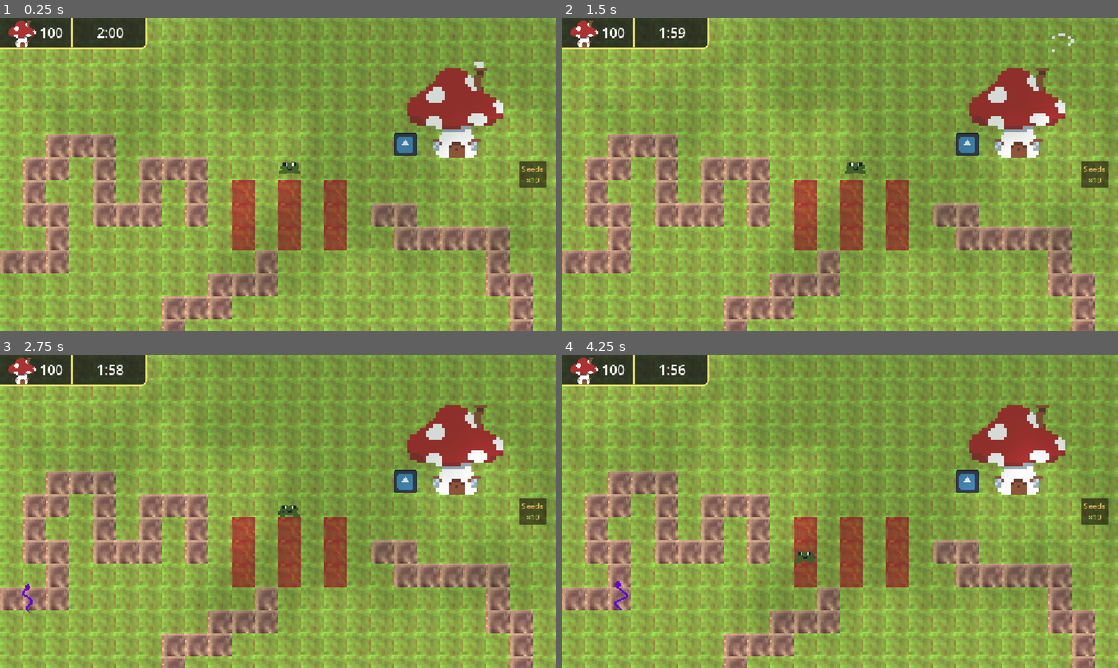
Above: before the commit, frames 1-4 (two rows, left to right).
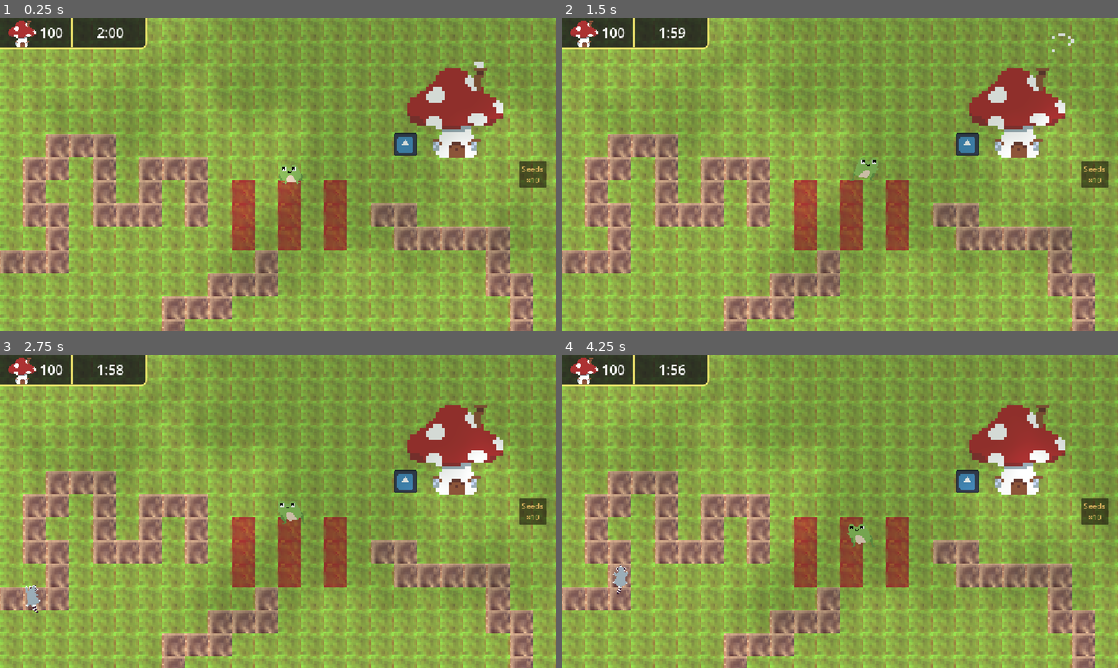
Above: after the commit, the same moments.

Repository: KennySchank/tomato-jam-26
Game: Godot game, scene res://scenes/main.tscn
The game is run twice, just before and just after one commit, with the same random seed, the same clock (stepped at 60 frames per second) and the same inputs. The engine's default icon, where the game draws it, is replaced by a stand-in: a white triangle on a blue panel in a dark square.
Inputs (mouse positions are in pixels of both pictures, inside the frame that each line leads up to):
- Up to frame 1 (0.25 s): no input
- Up to frame 2 (1.5 s): click "Seeds ×10" at 0.5 s; tap Enter (ui_accept) at 1.25 s; move the mouse to (962, 158) at 1.27 s; hold Right (ui_right) from 1.28 s (still down); tap 1 at 1.35 s; click (962, 158) at 1.42 s
- Up to frame 3 (2.75 s): tap Enter (ui_accept) at 1.52, 1.82 s; release Right (ui_right) at 2 s; drag from (166, 527) to (250, 574) at 2.02 s
- Up to frame 4 (4.25 s): move the mouse to (895, 442) at 2.77 s; hold Right (ui_right) 2.78-3.5 s; tap 1 at 2.85 s; drag from (812, 574) to (673, 464) at 3.52 s

The runs differ from the first frame. In frame 1, 0.2% of the frame differs, in the area x 50-55%, y 46-54%; in frame 2, 0.2%; in frame 3, 0.4%; in frame 4, 0.5%, in the area x 9-57%, y 54-82%.

Commit message:
Setup for multiple enemies, new frog sprite, use arrow keys

Diff:
--- a/project.godot
+++ b/project.godot
@@ -29,6 +29,33 @@
 
 enabled=PackedStringArray("res://addons/godot_mcp_toolkit/plugin.cfg")
 
+[input]
+
+move_left={
+"deadzone": 0.2,
+"events": [Object(InputEventKey,"resource_local_to_scene":false,"resource_name":"","device":-1,"window_id":0,"alt_pressed":false,"shift_pressed":false,"ctrl_pressed":false,"meta_pressed":false,"pressed":false,"keycode":0,"physical_keycode":4194319,"key_label":0,"unicode":0,"location":0,"echo":false,"script":null)
+, Object(InputEventKey,"resource_local_to_scene":false,"resource_name":"","device":-1,"window_id":0,"alt_pressed":false,"shift_pressed":false,"ctrl_pressed":false,"meta_pressed":false,"pressed":false,"keycode":0,"physical_keycode":65,"key_label":0,"unicode":97,"location":0,"echo":false,"script":null)
+]
+}
+move_right={
+"deadzone": 0.2,
+"events": [Object(InputEventKey,"resource_local_to_scene":false,"resource_name":"","device":-1,"window_id":0,"alt_pressed":false,"shift_pressed":false,"ctrl_pressed":false,"meta_pressed":false,"pressed":false,"keycode":0,"physical_keycode":4194321,"key_label":0,"unicode":0,"location":0,"echo":false,"script":null)
+, Object(InputEventKey,"resource_local_to_scene":false,"resource_name":"","device":-1,"window_id":0,"alt_pressed":false,"shift_pressed":false,"ctrl_pressed":false,"meta_pressed":false,"pressed":false,"keycode":0,"physical_keycode":68,"key_label":0,"unicode":100,"location":0,"echo":false,"script":null)
+]
+}
+move_up={
+"deadzone": 0.2,
+"events": [Object(InputEventKey,"resource_local_to_scene":false,"resource_name":"","device":-1,"window_id":0,"alt_pressed":false,"shift_pressed":false,"ctrl_pressed":false,"meta_pressed":false,"pressed":false,"keycode":0,"physical_keycode":4194320,"key_label":0,"unicode":0,"location":0,"echo":false,"script":null)
+, Object(InputEventKey,"resource_local_to_scene":false,"resource_name":"","device":-1,"window_id":0,"alt_pressed":false,"shift_pressed":false,"ctrl_pressed":false,"meta_pressed":false,"pressed":false,"keycode":0,"physical_keycode":87,"key_label":0,"unicode":119,"location":0,"echo":false,"script":null)
+]
+}
+move_down={
+"deadzone": 0.2,
+"events": [Object(InputEventKey,"resource_local_to_scene":false,"resource_name":"","device":-1,"window_id":0,"alt_pressed":false,"shift_pressed":false,"ctrl_pressed":false,"meta_pressed":false,"pressed":false,"keycode":0,"physical_keycode":4194322,"key_label":0,"unicode":0,"location":0,"echo":false,"script":null)
+, Object(InputEventKey,"resource_local_to_scene":false,"resource_name":"","device":-1,"window_id":0,"alt_pressed":false,"shift_pressed":false,"ctrl_pressed":false,"meta_pressed":false,"pressed":false,"keycode":0,"physical_keycode":83,"key_label":0,"unicode":115,"location":0,"echo":false,"script":null)
+]
+}
+
 [physics]
 
 3d/physics_engine="Jolt Physics"
--- /dev/null
+++ b/scenes/enemies/enemy_raccoon.tscn
@@ -0,0 +1,58 @@
+[gd_scene format=3 uid="uid://t52lkh3pd8eb"]
+
+[ext_resource type="PackedScene" uid="uid://c7nrcu1lnd7wb" path="res://scenes/enemy.tscn" id="1_dq7g4"]
+[ext_resource type="Texture2D" uid="uid://dc84tqjfd8be" path="res://assets/Sprite-Raccoon.png" id="2_8b0qn"]
+
+[sub_resource type="AtlasTexture" id="AtlasTexture_u32qw"]
+atlas = ExtResource("2_8b0qn")
+region = Rect2(0, 0, 32, 32)
+
+[sub_resource type="AtlasTexture" id="AtlasTexture_c3y04"]
+atlas = ExtResource("2_8b0qn")
+region = Rect2(32, 0, 32, 32)
+
+[sub_resource type="AtlasTexture" id="AtlasTexture_p3yr7"]
+atlas = ExtResource("2_8b0qn")
+region = Rect2(64, 0, 32, 32)
+
+[sub_resource type="AtlasTexture" id="AtlasTexture_dykes"]
+atlas = ExtResource("2_8b0qn")
+region = Rect2(96, 0, 32, 32)
+
+[sub_resource type="SpriteFrames" id="SpriteFrames_2ytov"]
+animations = [{
+"frames": [{
+"duration": 1.0,
+"texture": SubResource("AtlasTexture_u32qw")
+}, {
+"duration": 1.0,
+"texture": SubResource("AtlasTexture_c3y04")
+}, {
+"duration": 1.0,
+"texture": SubResource("AtlasTexture_p3yr7")
+}, {
+"duration": 1.0,
+"texture": SubResource("AtlasTexture_dykes")
+}],
+"loop": 1,
+"name": &"default",
+"speed": 10.0
+}]
+
+[sub_resource type="RectangleShape2D" id="RectangleShape2D_crow"]
+size = Vector2(20, 16)
+
+[node name="Enemy" unique_id=371982480 instance=ExtResource("1_dq7g4")]
+modulate = Color(1, 1, 1, 1)
+speed = 60.0
+max_health = 20.0
+
+[node name="AnimatedSprite2D" parent="." index="0" unique_id=779821457]
+sprite_frames = SubResource("SpriteFrames_2ytov")
+animation = &"default"
+autoplay = "default"
+frame = 1
+frame_progress = 0.32301086
+
+[node name="CollisionShape2D" parent="." index="1" unique_id=1885304010]
+shape = SubResource("RectangleShape2D_crow")
--- a/scenes/player.tscn
+++ b/scenes/player.tscn
@@ -1,38 +1,52 @@
 [gd_scene format=3 uid="uid://b4qjtxecibwdb"]
 
 [ext_resource type="Script" uid="uid://bk84ccgj5trf0" path="res://scripts/player.gd" id="1_player"]
-[ext_resource type="Texture2D" uid="uid://sr5va3nbm3lx" path="res://assets/frog.png" id="2_frog"]
+[ext_resource type="Texture2D" uid="uid://mxwrx1ol7t2c" path="res://assets/Sprite-Frog2.0.png" id="2_g2els"]
 
-[sub_resource type="AtlasTexture" id="AtlasTexture_frog_0"]
-atlas = ExtResource("2_frog")
-region = Rect2(0, 0, 16, 16)
+[sub_resource type="AtlasTexture" id="AtlasTexture_qhqgy"]
+atlas = ExtResource("2_g2els")
+region = Rect2(0, 0, 32, 32)
 
-[sub_resource type="AtlasTexture" id="AtlasTexture_frog_1"]
-atlas = ExtResource("2_frog")
-region = Rect2(16, 0, 16, 16)
+[sub_resource type="AtlasTexture" id="AtlasTexture_dqkch"]
+atlas = ExtResource("2_g2els")
+region = Rect2(32, 0, 32, 32)
 
-[sub_resource type="AtlasTexture" id="AtlasTexture_frog_2"]
-atlas = ExtResource("2_frog")
-region = Rect2(32, 0, 16, 16)
+[sub_resource type="AtlasTexture" id="AtlasTexture_qlg0r"]
+atlas = ExtResource("2_g2els")
+region = Rect2(64, 0, 32, 32)
 
-[sub_resource type="AtlasTexture" id="AtlasTexture_frog_3"]
-atlas = ExtResource("2_frog")
-region = Rect2(48, 0, 16, 16)
+[sub_resource type="AtlasTexture" id="AtlasTexture_tuyoq"]
+atlas = ExtResource("2_g2els")
+region = Rect2(96, 0, 32, 32)
+
+[sub_resource type="AtlasTexture" id="AtlasTexture_fjrip"]
+atlas = ExtResource("2_g2els")
+region = Rect2(128, 0, 32, 32)
+
+[sub_resource type="AtlasTexture" id="AtlasTexture_smehm"]
+atlas = ExtResource("2_g2els")
+region = Rect2(160, 0, 32, 32)
 
 [sub_resource type="SpriteFrames" id="SpriteFrames_frog"]
 animations = [{
 "frames": [{
 "duration": 1.0,
-"texture": SubResource("AtlasTexture_frog_0")
+"texture": SubResource("AtlasTexture_qhqgy")
 }, {
 "duration": 1.0,
-"texture": SubResource("AtlasTexture_frog_1")
+"texture": SubResource("AtlasTexture_dqkch")
 }, {
 "duration": 1.0,
-"texture": SubResource("AtlasTexture_frog_2")
+"texture": SubResource("AtlasTexture_qlg0r")
 }, {
 "duration": 1.0,
-"texture": SubResource("AtlasTexture_frog_3")
+"texture": SubResource("AtlasTexture_tuyoq")
+}, {
+"duration": 1.0,
+"texture": SubResource("AtlasTexture_fjrip")
+}, {
+"duration": 1.0,
+"texture": SubResource("AtlasTexture_smehm")
 }],
 "loop": 1,
 "name": &"stompWalk",
@@ -40,8 +54,8 @@
 }]
 
 [sub_resource type="CapsuleShape2D" id="CapsuleShape2D_player"]
-radius = 11.0
-height = 38.0
+radius = 8.0
+height = 28.0
 
 [node name="Player" type="CharacterBody2D" unique_id=34370671]
 z_index = 1
@@ -50,11 +64,11 @@
 [node name="NavigationAgent2D" type="NavigationAgent2D" parent="." unique_id=1717594713]
 path_desired_distance = 4.0
 target_desired_distance = 4.0
-radius = 16.0
+radius = 12.0
 
 [node name="AnimatedSprite2D" type="AnimatedSprite2D" parent="." unique_id=1121884579]
 position = Vector2(0, 2.3841858e-07)
-scale = Vector2(2.75, 2.75)
+scale = Vector2(2.0, 2.0)
 sprite_frames = SubResource("SpriteFrames_frog")
 animation = &"stompWalk"
 autoplay = "stompWalk"
--- /dev/null
+++ b/scenes/tomato_single.tscn
@@ -0,0 +1,9 @@
+[gd_scene format=3 uid="uid://klugov8ql8ys"]
+
+[sub_resource type="CompressedTexture2D" id="CompressedTexture2D_2ytov"]
+load_path = "res://.godot/imported/Tomato-for-your-gods.png-d1e87c64a78a9ec0dc58c49ec297cb20.ctex"
+
+[node name="TomatoSingle" type="Sprite2D" unique_id=1356209737]
+texture = SubResource("CompressedTexture2D_2ytov")
+region_enabled = true
+region_rect = Rect2(144, 0, 16, 16)
--- a/scripts/main.gd
+++ b/scripts/main.gd
@@ -10,6 +10,10 @@
 const PLANT_SCENE := preload("res://scenes/plant.tscn")
 const TOWER_SCENE := preload("res://scenes/tower.tscn")
 const ENEMY_SCENE := preload("res://scenes/enemy.tscn")
+const ENEMY_SCENES: Array[PackedScene] = [
+	preload("res://scenes/enemy.tscn"),
+	preload("res://scenes/enemies/enemy_raccoon.tscn"),
+]
 
 const CARDINAL_DIRECTIONS: Array[Vector2i] = [Vector2i.RIGHT, Vector2i.DOWN, Vector2i.LEFT, Vector2i.UP]
 
@@ -183,9 +187,11 @@
 			neighbors.append(neighbor)
 	return neighbors
 
-func _spawn_enemy(enemy_scene: PackedScene = ENEMY_SCENE) -> void:
+func _spawn_enemy(enemy_scene: PackedScene = null) -> void:
 	if enemy_routes.is_empty() or get_tree().get_nodes_in_group("enemies").size() >= max_active_enemies:
 		return
+	if enemy_scene == null:
+		enemy_scene = ENEMY_SCENES.pick_random()
 	var enemy := enemy_scene.instantiate()
 	add_child(enemy)
 	enemy.set_route(enemy_routes.pick_random())
@@ -283,6 +289,20 @@
 
 func _physics_process(_delta: float) -> void:
 	queue_redraw()
+
+	# Keyboard/arrow input takes priority over click-to-move.
+	var input_vector := Input.get_vector("move_left", "move_right", "move_up", "move_down")
+	if input_vector != Vector2.ZERO:
+		# Cancel any pending click destination so nav doesn't resume when keys release.
+		destination = player.global_position
+		if navigation_ready:
+			navigation_agent.target_position = player.global_position
+		player.velocity = input_vector * PLAYER_SPEED
+		player.move_and_slide()
+		if not sprite.is_playing() or sprite.animation != "stompWalk":
+			sprite.play("stompWalk")
+		return
+
 	# If navigation isn't ready yet, fall back to direct mouse steering
 	if not navigation_ready:
 		var offset := destination - player.position
--- a/scripts/player.gd
+++ b/scripts/player.gd
@@ -1,7 +1,11 @@
 extends CharacterBody2D
+@onready var player_sprite = $AnimatedSprite2D
 
 func _ready() -> void:
 	queue_redraw()
 
-func _draw() -> void:
-	pass
+func _physics_process(delta: float) -> void:
+	if velocity.x > 0.0:
+		player_sprite.flip_h = true
+	elif velocity.x < 0.0:
+		player_sprite.flip_h = false
Binary file added: assets/Sprite-Frog2.0.png
Not shown, added: assets/Sprite-Frog2.0.png.import
Binary file added: assets/Sprite-Raccoon.png
Not shown, added: assets/Sprite-Raccoon.png.import
